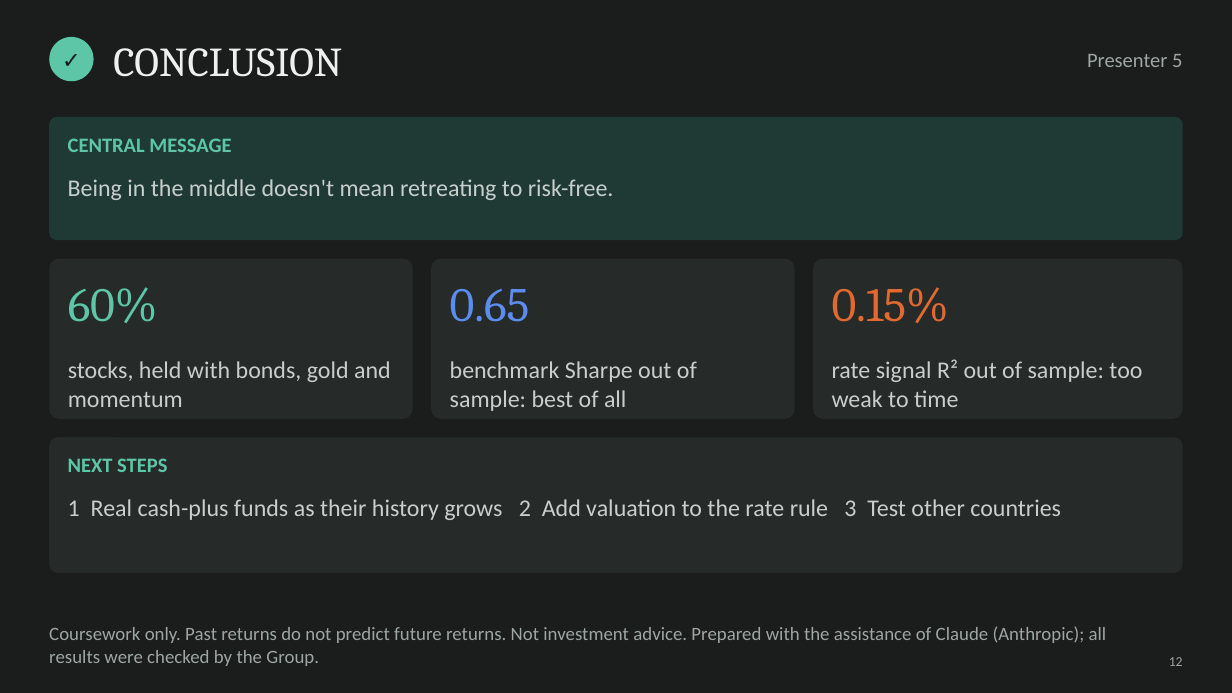
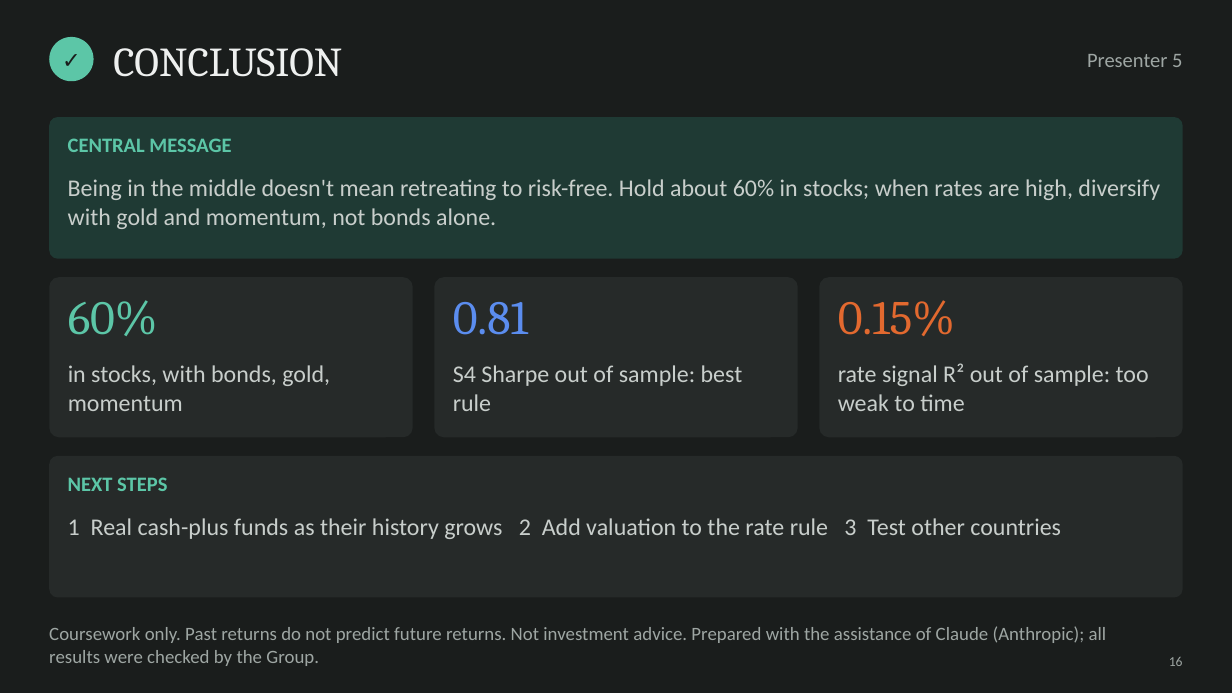
Before and after one commit to cyee02/MQF, a slide deck: slide 16 of QF600/Final Assignment/04 - Presentation Slides Group 6.pptx (slide 12 before the commit). Drawn at 1232x693 pixels with LibreOffice and Linux fonts; fonts in the diff are those of the drawing. Boxes give left, top, right and bottom in pixels: in the first picture for what was removed or moved away, otherwise in the second. Text is boxed around its words. In the diff, an @@ line names an element or a change of style, - is before the commit and + after.

```diff
--- a/QF600/Final Assignment/04 - Presentation Slides Group 6.pptx
+++ b/QF600/Final Assignment/04 - Presentation Slides Group 6.pptx
@@ rounded rectangle: place and size @@
-rounded rectangle at <box>49,117,1183,240</box>
+rounded rectangle at <box>49,117,1183,259</box>
@@ text at <box>68,179,1160,229</box>: text changed @@
-Being in the middle doesn't mean retreating to risk-free.
+Being in the middle doesn't mean retreating to risk-free. Hold about 60% in stocks; when rates are high, diversify with gold and momentum, not bonds alone.
@@ rounded rectangle: place and size @@
-rounded rectangle at <box>49,259,413,419</box>
+rounded rectangle at <box>49,277,413,437</box>
@@ text "60%": place and size @@
-text "60%" at <box>68,287,158,323</box>
+text "60%" at <box>68,300,158,336</box>
@@ rounded rectangle: place and size @@
-rounded rectangle at <box>431,259,795,419</box>
+rounded rectangle at <box>434,277,797,437</box>
@@ rounded rectangle: place and size @@
-rounded rectangle at <box>813,259,1183,419</box>
+rounded rectangle at <box>819,277,1183,437</box>
@@ text "0.15%": place and size @@
-text "0.15%" at <box>832,287,949,323</box>
+text "0.15%" at <box>838,300,955,336</box>
@@ text at <box>453,302,528,335</box>: text changed @@
-0.65
+0.81
@@ text "rate signal R² out of ...": place and size @@
-text "rate signal R² out of ..." at <box>832,359,1142,407</box>
+text "rate signal R² out of ..." at <box>838,363,1149,411</box>
@@ text at <box>68,365,330,411</box>: text changed @@
-stocks, held with bonds, gold and momentum
+in stocks, with bonds, gold, momentum
@@ text at <box>453,365,743,411</box>: text changed @@
-benchmark Sharpe out of sample: best of all
+S4 Sharpe out of sample: best rule
@@ rounded rectangle: place and size @@
-rounded rectangle at <box>49,437,1183,573</box>
+rounded rectangle at <box>49,456,1183,598</box>
@@ text "NEXT STEPS": place and size @@
-text "NEXT STEPS" at <box>68,458,167,472</box>
+text "NEXT STEPS" at <box>68,477,167,491</box>
@@ text "1 Real cash-plus funds as ...": place and size @@
-text "1 Real cash-plus funds as ..." at <box>68,499,1061,520</box>
+text "1 Real cash-plus funds as ..." at <box>68,518,1061,539</box>
@@ text at <box>1169,657,1183,666</box>: text changed @@
-12
+16
```
Also in this commit, not shown: 11 other slides changed, 7 slides added, 2 slides removed, 34 other files.
